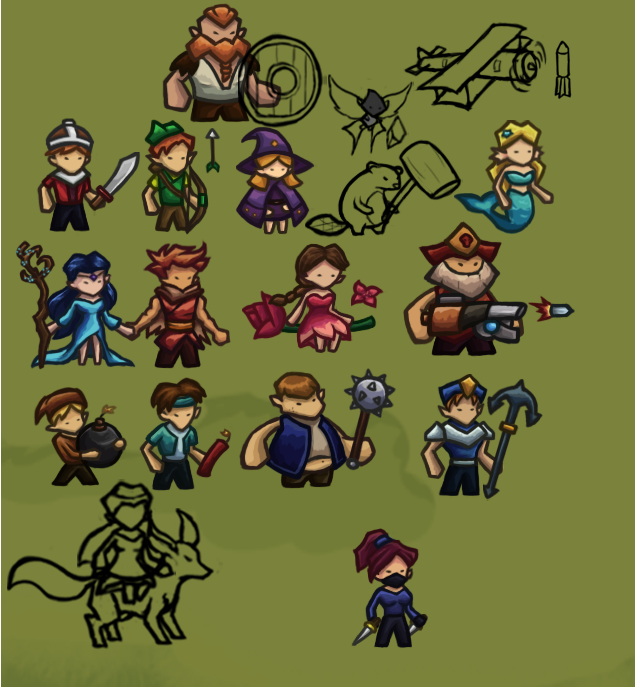
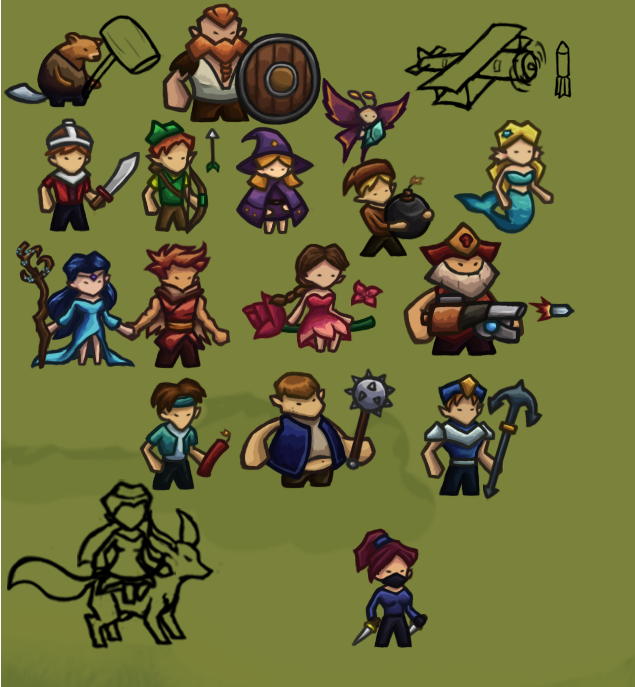
The second (635, 687) image is a revision of the first. Changes to its layers:
added layer "unit_guardian copy" above "unit_guardian" over [161, 3, 322, 126]
removed layer "Layer 262" from group "unit_guardian" over [238, 32, 327, 128]
added group "Group 76" with 4 layers in group "unit_guardian" over [234, 32, 322, 126]
added layer "Layer 272" in group "Group 76" over [234, 32, 322, 126]
added layer "Layer 273" in group "Group 76" over [235, 34, 322, 124]
added group "Group 75" with 4 layers in group "unit_guardian" over [161, 3, 283, 123]
moved "Layer 265" into group "Group 75", painted on it over [161, 3, 283, 123]
moved "Layer 267" into group "Group 75", painted on it over [170, 9, 278, 121]
moved "Layer 268" into group "Group 75" over [171, 4, 279, 121]
moved "Layer 266" into group "Group 75" over [163, 4, 280, 123]
added group "unit_beaver" with 5 layers above "unit_butterfly copy" over [4, 15, 164, 109]
moved "Layer 243" into group "unit_beaver", painted on it over [82, 15, 463, 226]
removed layer "Layer 242" from group "Group 71" over [305, 160, 408, 238]
added layer "Layer 295" in group "unit_beaver" over [4, 32, 107, 109]
added layer "unit_butterfly copy" above "unit_butterfly" over [322, 78, 412, 167]
renamed "Group 73" to "unit_butterfly", moved it out of group "Group 71" over [322, 73, 414, 167]
added group "Group 78" with 4 layers in group "unit_butterfly" over [322, 78, 412, 167]
added layer "Layer 277" (99%) in group "Group 78" over [322, 78, 412, 167]
painted on "Layer 168" over [411, 225, 519, 340]
painted on "Layer 164" over [405, 222, 519, 340]
painted on "Layer 160" over [33, 157, 438, 487]
painted on "Layer 161" over [35, 166, 437, 486]
painted on "Layer 162" over [35, 159, 434, 482]
painted on "Layer 144" over [34, 159, 436, 487]
…and 18 more changes (13 added, 5 removed)
